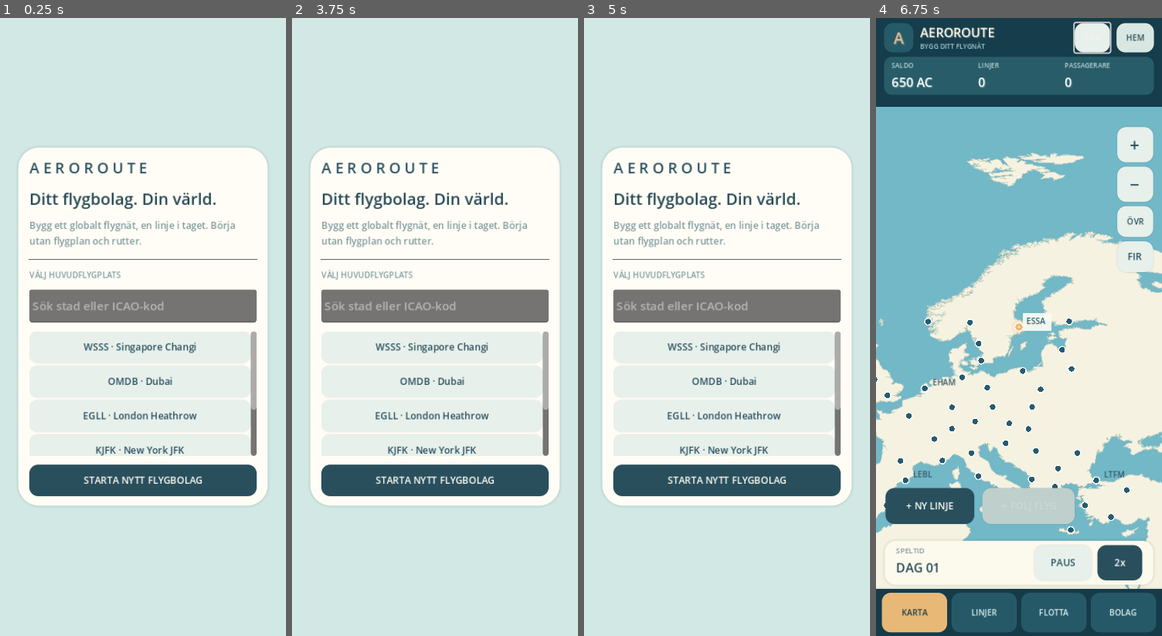
Above: before the commit, frames 1-4 (left to right).
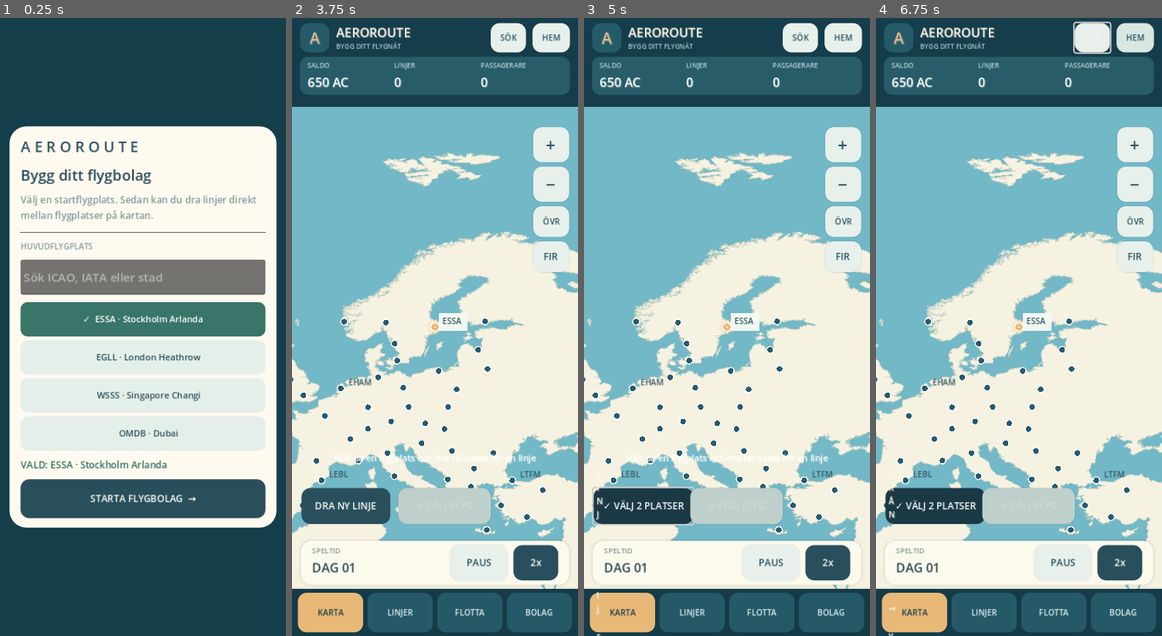
Above: after the commit, the same moments.

Repository: atcozproject-netizen/Aeroroute-iOS
Game: Godot game, scene res://scenes/Main.tscn
The game is run twice, just before and just after one commit, with the same random seed, the same clock (stepped at 60 frames per second) and the same inputs.
Inputs (mouse positions are in pixels of both pictures, inside the frame that each line leads up to):
- Up to frame 1 (0.25 s): no input
- Up to frame 2 (3.75 s): click "KARTA" at 0.5 s; click "LINJER" at 1.25 s; click "FLOTTA" at 2 s; click "BOLAG" at 2.75 s; click (346, 506) at 3.5 s, where only the run before the commit has a clickable "+ NY LINJE"
- Up to frame 3 (5 s): click (638, 506) at 4.25 s, where only the run after the commit has a clickable "DRA NY LINJE"
- Up to frame 4 (6.75 s): click (1019, 481) at 5 s, where only the run before the commit has a clickable "STARTA NYTT FLYGBOLAG"; click "SÖK" at 5.75 s; click "HEM" at 6.5 s

The runs differ from the first frame. In frame 1, 70% of the frame differs, in the area x 0-100%, y 0-100%; in frame 2, 77%; in frame 3, 77%; in frame 4, 0.5%.

Commit message:
fix(ios): stable no-scroll start airport selection and direct Fly Corp-style route gestures

Diff:
--- a/scripts/Main.gd
+++ b/scripts/Main.gd
@@ -44,6 +44,8 @@
 var start_search: LineEdit
 var start_choices: VBoxContainer
 var start_choice_code: String = "ESSA"
+var start_selection_label: Label
+var start_begin_button: Button
 var route_origin: String = ""
 var active_tab: String = "map"
 var current_sheet: String = ""
@@ -175,7 +177,7 @@
 	world_map.configure(game)
 	world_map.airport_tapped.connect(_airport_tapped)
 	world_map.route_tapped.connect(_route_tapped)
-	world_map.route_drafted.connect(_draft_route)
+	world_map.route_drafted.connect(_quick_create_route)
 	fir_layer = FirScript.new()
 	fir_layer.set_anchors_and_offsets_preset(Control.PRESET_FULL_RECT)
 	fir_layer.mouse_filter = Control.MOUSE_FILTER_IGNORE
@@ -319,7 +321,7 @@
 		fir_button.text = "AV" if fir_mode == 0 else ("FIR" if fir_mode == 1 else "FIR+")
 		update_map_status()
 	)
-	route_mode_button = button("+ NY LINJE", true)
+	route_mode_button = button("DRA NY LINJE", true)
 	route_mode_button.toggle_mode = true
 	route_mode_button.anchor_top = 1.0
 	route_mode_button.anchor_bottom = 1.0
@@ -348,7 +350,7 @@
 		follow_button.text = "✕ SLUTA FÖLJA" if active else "✈ FÖLJ FLYG"
 	)
 	route_mode_button.toggled.connect(func(active: bool) -> void:
-		route_mode_button.text = "✓ VÄLJ 2 PLATSER" if active else "+ NY LINJE"
+		route_mode_button.text = "✓ VÄLJ 2 PLATSER" if active else "DRA NY LINJE"
 		route_mode = active
 		world_map.route_draw_enabled = active
 		route_origin = ""
@@ -562,12 +564,30 @@
 		return
 	show_plane_picker(route_id)
 
+func _quick_create_route(from: String, to: String) -> void:
+	# Fly Corp-like: draw between two airports and the route opens immediately
+	# with an automatically selected suitable plane. No menu selection required.
+	if not game.initialized:
+		return
+	if from == to:
+		return
+	var id: String = game.route_key(from, to)
+	if not game.get_route(id).is_empty():
+		show_plane_picker(id)
+		return
+	var error: String = game.create_route(from, to)
+	if error != "":
+		toast(error)
+		return
+	world_map.animate_new_route(id)
+	toast("Ny linje: %s ↔ %s" % [from, to])
+
 func _draft_route(from: String, to: String) -> void:
 	world_map.route_draw_enabled = false
 	route_mode = false
 	if route_mode_button != null:
 		route_mode_button.set_pressed_no_signal(false)
-		route_mode_button.text = "+ NY LINJE"
+		route_mode_button.text = "DRA NY LINJE"
 	route_origin = ""
 	world_map.route_origin = ""
 	world_map.queue_redraw()
@@ -625,22 +645,8 @@
 			route_button.pressed.connect(func() -> void: show_plane_picker(id))
 	else:
 		sheet_body.add_child(label("Inga anslutna linjer ännu.", 13, MUTED))
-	sheet_body.add_child(line_break())
-	var new_line: Button = button("+ NY LINJE FRÅN " + code, false)
-	sheet_body.add_child(new_line)
-	new_line.pressed.connect(func() -> void:
-		close_sheet()
-		route_origin = code
-		world_map.route_origin = code
-		route_mode = true
-		world_map.route_draw_enabled = true
-		if route_mode_button != null:
-			route_mode_button.set_pressed_no_signal(true)
-			route_mode_button.text = "✓ VÄLJ 2 PLATSER"
-		world_map.queue_redraw()
-		update_map_status()
-		toast("Välj destinationsflygplats")
-	)
+	if connected.is_empty():
+		sheet_body.add_child(label("Håll på flygplatsen och dra till nästa flygplats på kartan.", 12, MUTED))
 
 func show_plane_picker(route_id: String) -> void:
 	var route: Dictionary = game.get_route(route_id)
@@ -832,7 +838,7 @@
 		world_map.route_origin = ""
 		if route_mode_button != null:
 			route_mode_button.set_pressed_no_signal(false)
-			route_mode_button.text = "+ NY LINJE"
+			route_mode_button.text = "DRA NY LINJE"
 	update_map_status()
 	for key in tab_buttons:
 		var nav_button: Button = tab_buttons[key]
@@ -1051,49 +1057,55 @@
 	toast_tween.tween_callback(func() -> void: active_toast.visible = false)
 
 func show_start() -> void:
+	# Entirely fixed-height startup controls. The former nested scroll list
+	# could lose labels or swallow touch while scrolling in iPhone Safari.
 	start_overlay = ColorRect.new()
-	start_overlay.color = Color("d1e8e4")
+	start_overlay.color = Color("153e4b")
 	start_overlay.set_anchors_and_offsets_preset(Control.PRESET_FULL_RECT)
 	start_overlay.mouse_filter = Control.MOUSE_FILTER_STOP
 	add_child(start_overlay)
-	var center := CenterContainer.new()
+	var center: CenterContainer = CenterContainer.new()
 	center.set_anchors_and_offsets_preset(Control.PRESET_FULL_RECT)
 	start_overlay.add_child(center)
-	var welcome: PanelContainer = add_styled_panel(Color("fffdf6"), 28)
-	welcome.custom_minimum_size = Vector2(340, 480)
+	var welcome: PanelContainer = add_styled_panel(Color("fffaf0"), 23)
+	welcome.custom_minimum_size = Vector2(minf(maxf(size.x - 26.0, 282.0), 376.0), 0.0)
 	center.add_child(welcome)
-	var container: VBoxContainer = stack(12)
-	welcome.add_child(container)
-	container.add_child(label("A E R O R O U T E", 20, DARK, true))
-	container.add_child(label("Ditt flygbolag. Din värld.", 22, INK, true))
-	container.add_child(label("Bygg ett globalt flygnät, en linje i taget. Börja utan flygplan och rutter.", 13, MUTED))
-	container.add_child(line_break())
-	container.add_child(label("VÄLJ HUVUDFLYGPLATS", 11, MUTED, true))
+	var box: VBoxContainer = stack(10)
+	welcome.add_child(box)
+	var wordmark: Label = label("A E R O R O U T E", 20, DARK, true)
+	box.add_child(wordmark)
+	box.add_child(label("Bygg ditt flygbolag", 20, INK, true))
+	box.add_child(label("Välj en startflygplats. Sedan kan du dra linjer direkt mellan flygplatser på kartan.", 13, MUTED))
+	box.add_child(line_break())
+	box.add_child(label("HUVUDFLYGPLATS", 11, MUTED, true))
 	start_search = LineEdit.new()
-	start_search.placeholder_text = "Sök stad eller ICAO-kod"
-	start_search.custom_minimum_size.y = 45
-	container.add_child(start_search)
-	var airport_scroll := ScrollContainer.new()
-	airport_scroll.custom_minimum_size.y = 170
-	airport_scroll.size_flags_vertical = Control.SIZE_EXPAND_FILL
-	container.add_child(airport_scroll)
-	start_choices = stack(4)
-	start_choices.size_flags_horizontal = Control.SIZE_EXPAND_FILL
-	airport_scroll.add_child(start_choices)
+	start_search.placeholder_text = "Sök ICAO, IATA eller stad"
+	start_search.custom_minimum_size.y = 48.0
+	start_search.clear_button_enabled = true
+	box.add_child(start_search)
+	start_choices = stack(5)
+	box.add_child(start_choices)
+	start_selection_label = label("", 13, Color("2b705e"), true)
+	start_selection_label.autowrap_mode = TextServer.AUTOWRAP_OFF
+	start_selection_label.clip_text = true
+	box.add_child(start_selection_label)
 	start_search.text_changed.connect(_update_start_choices)
 	_update_start_choices("")
-	var begin_btn: Button = button("STARTA NYTT FLYGBOLAG")
-	container.add_child(begin_btn)
-	begin_btn.pressed.connect(func() -> void:
+	start_begin_button = button("STARTA FLYGBOLAG  →")
+	start_begin_button.custom_minimum_size.y = 53.0
+	box.add_child(start_begin_button)
+	start_begin_button.pressed.connect(func() -> void:
 		if not game.can_start_at(start_choice_code):
-			toast("Välj en flygplats med en möjlig startlinje inom 1100 km")
+			start_selection_label.text = "Välj en giltig startflygplats"
 			return
+		start_search.release_focus()
 		game.begin(start_choice_code)
 		update_map_status()
 		start_overlay.queue_free()
 		start_overlay = null
 		world_map.center_on(game.home)
 		show_tab("map")
+		toast("Håll på en flygplats och dra till nästa för en linje")
 	)
 
 func _update_start_choices(search_text: String) -> void:
@@ -1101,26 +1113,70 @@
 	var options: Array = []
 	var q: String = search_text.to_lower().strip_edges()
 	if q.is_empty():
-		for code in ["ESSA", "EGLL", "KJFK", "EKCH", "OMDB", "WSSS"]:
-			if game.airports_by_code.has(code):
+		for code in ["ESSA", "EGLL", "WSSS", "OMDB"]:
+			if game.airports_by_code.has(code) and game.can_start_at(code):
 				options.append(game.airport(code))
 	else:
-		for a in game.airports:
-			if not game.is_featured(str(a["icao"])):
+		for airport in game.airports:
+			var code: String = str(airport["icao"])
+			if not game.is_featured(code):
 				continue
-			if (str(a["icao"]) + " " + str(a["iata"]) + " " + str(a["name"])).to_lower().contains(q):
-				options.append(a)
-	options.sort_custom(func(a: Dictionary, b: Dictionary) -> bool: return int(a["rank"]) > int(b["rank"]))
-	for i in range(mini(8, options.size())):
-		var a: Dictionary = options[i]
-		var code: String = str(a["icao"])
-		var b: Button = button("%s · %s" % [code, a["name"]], false)
-		start_choices.add_child(b)
-		b.pressed.connect(func() -> void:
+			var searchable: String = "%s %s %s %s" % [code, airport["iata"], airport["name"], airport["country"]]
+			if searchable.to_lower().contains(q) and game.can_start_at(code):
+				options.append(airport)
+		options.sort_custom(func(a: Dictionary, b: Dictionary) -> bool:
+			var prefix_a: bool = str(a["icao"]).to_lower().begins_with(q) or str(a["iata"]).to_lower().begins_with(q)
+			var prefix_b: bool = str(b["icao"]).to_lower().begins_with(q) or str(b["iata"]).to_lower().begins_with(q)
+			if prefix_a != prefix_b:
+				return prefix_a
+			return int(a["rank"]) > int(b["rank"])
+		)
+	for i in range(mini(4, options.size())):
+		var airport: Dictionary = options[i]
+		var code: String = str(airport["icao"])
+		var fullname: String = str(airport["name"])
+		var choice: Button = button("", false)
+		choice.toggle_mode = true
+		choice.custom_minimum_size.y = 47.0
+		choice.add_theme_font_size_override("font_size", 12)
+		start_choices.add_child(choice)
+		choice.set_meta("airport_code", code)
+		choice.pressed.connect(func() -> void:
 			start_choice_code = code
 			start_search.release_focus()
-			toast("Startflygplats: " + code)
+			_update_start_selected_visual()
 		)
+	_update_start_selected_visual()
+
+func _update_start_selected_visual() -> void:
+	if start_selection_label == null:
+		return
+	for node in start_choices.get_children():
+		if not (node is Button):
+			continue
+		var airport_button: Button = node as Button
+		var code: String = str(airport_button.get_meta("airport_code", ""))
+		var airport: Dictionary = game.airport(code)
+		var name_short: String = str(airport.get("name", code))
+		if name_short.length() > 29:
+			name_short = name_short.substr(0, 28).strip_edges() + "…"
+		var selected: bool = code == start_choice_code
+		airport_button.text = ("✓  " if selected else "     ") + code + " · " + name_short
+		airport_button.set_pressed_no_signal(selected)
+		airport_button.add_theme_color_override("font_color", Color("fffdf6") if selected else DARK)
+		var background: StyleBoxFlat = StyleBoxFlat.new()
+		background.bg_color = Color("397569") if selected else Color("e5efea")
+		background.set_corner_radius_all(10)
+		background.content_margin_left = 11
+		background.content_margin_right = 11
+		airport_button.add_theme_stylebox_override("normal", background)
+		airport_button.add_theme_stylebox_override("pressed", background)
+		airport_button.add_theme_stylebox_override("hover", background)
+	var selected_airport: Dictionary = game.airport(start_choice_code)
+	if selected_airport.is_empty():
+		start_selection_label.text = "Välj en flygplats"
+	else:
+		start_selection_label.text = "VALD: %s · %s" % [start_choice_code, str(selected_airport["name"])]
 
 func _notification(what: int) -> void:
 	if what == NOTIFICATION_WM_CLOSE_REQUEST and game != null:
--- a/scripts/WorldMap.gd
+++ b/scripts/WorldMap.gd
@@ -38,7 +38,7 @@
 var route_draw_enabled: bool = false
 var gesture_kind: String = "idle"
 var hold_elapsed: float = 0.0
-const HOLD_TO_ROUTE_SECONDS: float = 0.42
+const HOLD_TO_ROUTE_SECONDS: float = 0.26
 
 var temporary_line_end: Vector2 = Vector2.ZERO
 var pointers: Dictionary = {}
@@ -533,7 +533,7 @@
 	pointer_down = true
 	pointer_start = pos
 	pointer_last = pos
-	pointer_from = nearest_airport(pos, 30.0)
+	pointer_from = nearest_airport(pos, 19.0)
 	pointer_moved = false
 	temporary_line_end = pos
 	hold_elapsed = 0.0
@@ -552,6 +552,8 @@
 	if gesture_kind == "pan":
 		pan(pos - pointer_last)
 	elif gesture_kind == "route":
+		if pointer_start.distance_to(pos) > 6.0:
+			pointer_moved = true
 		temporary_line_end = pos
 		queue_redraw()
 	pointer_last = pos
@@ -567,7 +569,7 @@
 	gesture_kind = "idle"
 	hold_elapsed = 0.0
 	if was_route:
-		var target: String = nearest_airport(pos, 33.0)
+		var target: String = nearest_airport(pos, 30.0)
 		if target != "" and origin_code != "" and target != origin_code:
 			route_drafted.emit(origin_code, target)
 	elif was_tap:
Not shown, added: RELEASE_V1_3.md
